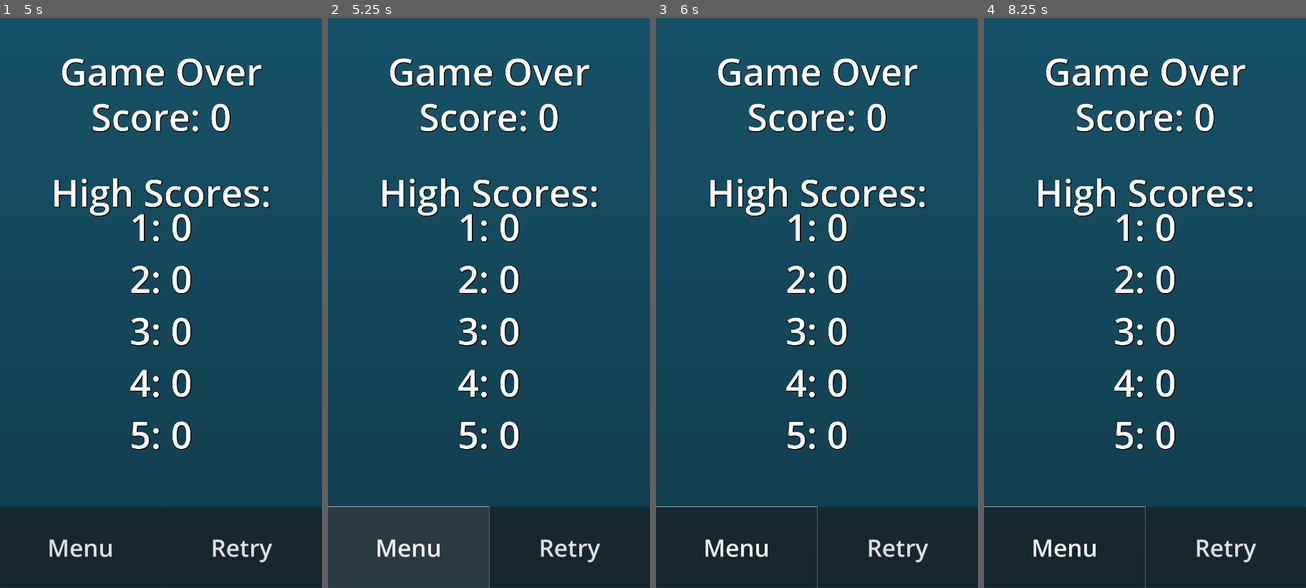
Above: before the commit, frames 1-4 (left to right).
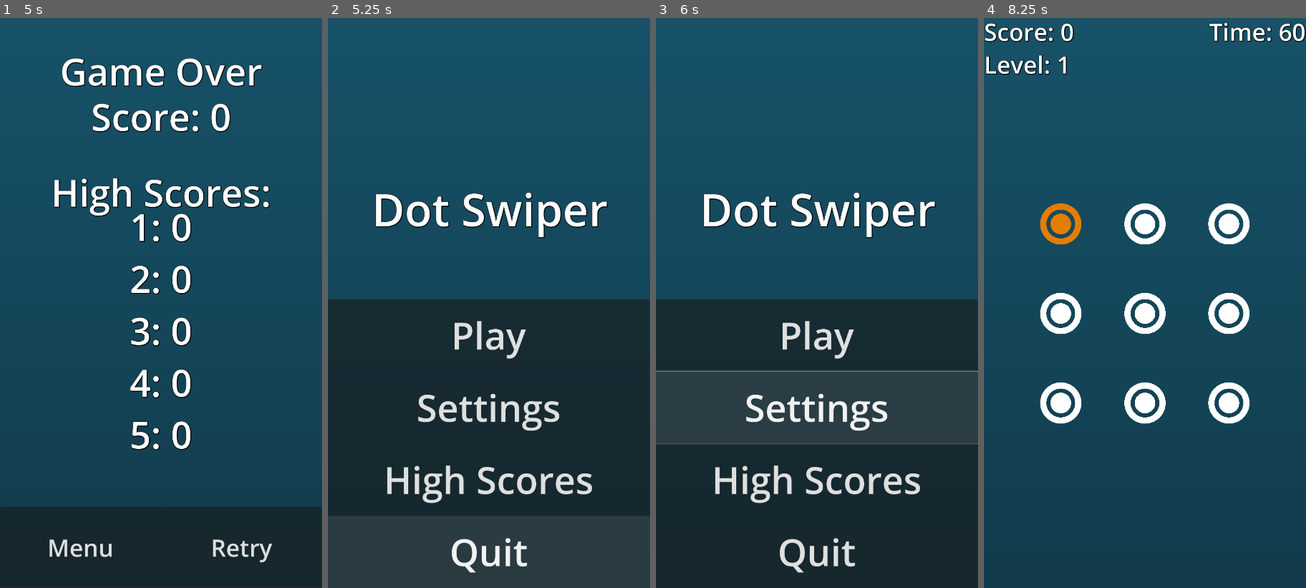
Above: after the commit, the same moments.

Repository: tJamesD/dot-line-matcher
Game: Godot game, scene res://Scenes/main.tscn
Two runs of this game, one before a commit and one after it. Both use one fixed random seed, a clock stepped at 60 frames per second and the inputs below.
Inputs (mouse positions are in pixels of both pictures, inside the frame that each line leads up to):
- Up to frame 1 (5 s): tap Enter at 0.5, 2.75, 4.25 s; move the mouse to (77, 223) at 0.52 s; tap Space at 1.25, 3.5 s; move the mouse to (161, 223) at 1.27 s; move the mouse to (244, 223) at 2.02 s; move the mouse to (77, 314) at 2.77 s; move the mouse to (161, 314) at 3.52 s; move the mouse to (244, 314) at 4.27 s
- Up to frame 2 (5.25 s): click "Menu" at 5 s
- Up to frame 3 (6 s): click (817, 405) at 5.75 s, where only the run after the commit has a clickable "Settings"
- Up to frame 4 (8.25 s): click (1145, 479) at 6.5 s, where only the run after the commit has a clickable "High Scores"; click "Menu" at 7.25 s; click (1145, 337) at 8 s, where only the run after the commit has a clickable "Play"

Frame 1 is identical in both runs. In frame 2, 43% of the frame differs, in the area x 0-100%, y 7-100%; in frame 3, 32%; in frame 4, 26%.

Commit message:
added menu and highscore screen

Diff:
--- a/Scenes/game_over.tscn
+++ b/Scenes/game_over.tscn
@@ -1,12 +1,12 @@
 [gd_scene load_steps=8 format=3 uid="uid://c7whuc1ktrb00"]
 
-[ext_resource type="Script" uid="uid://cwe6oqmevvt5c" path="res://Scenes/game_over.gd" id="1_ojehl"]
+[ext_resource type="Script" uid="uid://cwe6oqmevvt5c" path="res://Scripts/game_over.gd" id="1_ojehl"]
 
-[sub_resource type="Gradient" id="Gradient_7u77a"]
+[sub_resource type="Gradient" id="Gradient_ojehl"]
 colors = PackedColorArray(0.0915493, 0.324222, 0.413157, 1, 0.0486, 0.14277, 0.18, 1)
 
 [sub_resource type="GradientTexture2D" id="GradientTexture2D_i2yjh"]
-gradient = SubResource("Gradient_7u77a")
+gradient = SubResource("Gradient_ojehl")
 width = 1080
 height = 1920
 fill_to = Vector2(0, 2)
@@ -54,6 +54,7 @@
 texture = SubResource("GradientTexture2D_i2yjh")
 expand_mode = 4
 stretch_mode = 6
+metadata/_edit_use_anchors_ = true
 
 [node name="GameOver" type="Label" parent="CanvasLayer"]
 anchors_preset = 5
@@ -69,6 +70,7 @@
 label_settings = SubResource("LabelSettings_ojehl")
 horizontal_alignment = 1
 vertical_alignment = 1
+metadata/_edit_use_anchors_ = true
 
 [node name="Score" type="Label" parent="CanvasLayer"]
 anchors_preset = 8
@@ -86,6 +88,7 @@
 label_settings = SubResource("LabelSettings_i2yjh")
 horizontal_alignment = 1
 vertical_alignment = 1
+metadata/_edit_use_anchors_ = true
 
 [node name="HighScores" type="Label" parent="CanvasLayer"]
 anchors_preset = 8
@@ -103,6 +106,7 @@
 label_settings = SubResource("LabelSettings_8fo1c")
 horizontal_alignment = 1
 vertical_alignment = 1
+metadata/_edit_use_anchors_ = true
 
 [node name="Data" type="Label" parent="CanvasLayer"]
 anchors_preset = 8
@@ -124,6 +128,7 @@
 label_settings = SubResource("LabelSettings_ek8ke")
 horizontal_alignment = 1
 vertical_alignment = 1
+metadata/_edit_use_anchors_ = true
 
 [node name="Menu" type="Button" parent="CanvasLayer"]
 anchors_preset = 2
@@ -134,6 +139,7 @@
 grow_vertical = 0
 theme_override_font_sizes/font_size = 80
 text = "Menu"
+metadata/_edit_use_anchors_ = true
 
 [node name="Retry" type="Button" parent="CanvasLayer"]
 anchors_preset = 2
@@ -145,5 +151,7 @@
 grow_vertical = 0
 theme_override_font_sizes/font_size = 80
 text = "Retry"
+metadata/_edit_use_anchors_ = true
 
+[connection signal="pressed" from="CanvasLayer/Menu" to="." method="_on_menu_pressed"]
 [connection signal="pressed" from="CanvasLayer/Retry" to="." method="_on_retry_pressed"]
--- /dev/null
+++ b/Scenes/high_scores.tscn
@@ -0,0 +1,101 @@
+[gd_scene load_steps=6 format=3 uid="uid://cxta80quqcr56"]
+
+[ext_resource type="Script" uid="uid://dkmuwjix1o41d" path="res://Scripts/high_scores.gd" id="1_3bph7"]
+
+[sub_resource type="Gradient" id="Gradient_7u77a"]
+colors = PackedColorArray(0.0915493, 0.324222, 0.413157, 1, 0.0486, 0.14277, 0.18, 1)
+
+[sub_resource type="GradientTexture2D" id="GradientTexture2D_jyo8s"]
+gradient = SubResource("Gradient_7u77a")
+width = 1080
+height = 1920
+fill_to = Vector2(0, 2)
+
+[sub_resource type="LabelSettings" id="LabelSettings_3bph7"]
+font_size = 125
+shadow_size = 8
+shadow_color = Color(0, 0, 0, 1)
+
+[sub_resource type="LabelSettings" id="LabelSettings_2s6yp"]
+font_size = 125
+shadow_size = 8
+shadow_color = Color(0, 0, 0, 1)
+
+[node name="HighScores" type="Control"]
+layout_mode = 3
+anchors_preset = 15
+anchor_right = 1.0
+anchor_bottom = 1.0
+grow_horizontal = 2
+grow_vertical = 2
+script = ExtResource("1_3bph7")
+
+[node name="CanvasLayer" type="CanvasLayer" parent="."]
+
+[node name="BackgroundGradient" type="TextureRect" parent="CanvasLayer"]
+anchors_preset = 15
+anchor_right = 1.0
+anchor_bottom = 1.0
+offset_right = 1.0
+offset_bottom = -2.0
+grow_horizontal = 2
+grow_vertical = 2
+mouse_filter = 2
+texture = SubResource("GradientTexture2D_jyo8s")
+expand_mode = 4
+stretch_mode = 6
+metadata/_edit_use_anchors_ = true
+
+[node name="HighScores" type="Label" parent="CanvasLayer"]
+anchors_preset = 8
+anchor_left = 0.5
+anchor_top = 0.5
+anchor_right = 0.5
+anchor_bottom = 0.5
+offset_left = -369.0
+offset_top = -452.0
+offset_right = 370.0
+offset_bottom = -281.0
+grow_horizontal = 2
+grow_vertical = 2
+text = "High Scores:"
+label_settings = SubResource("LabelSettings_3bph7")
+horizontal_alignment = 1
+vertical_alignment = 1
+metadata/_edit_use_anchors_ = true
+
+[node name="Data" type="Label" parent="CanvasLayer"]
+anchors_preset = 8
+anchor_left = 0.5
+anchor_top = 0.5
+anchor_right = 0.5
+anchor_bottom = 0.5
+offset_left = -105.0
+offset_top = -250.0
+offset_right = 105.0
+offset_bottom = 617.0
+grow_horizontal = 2
+grow_vertical = 2
+text = "1: 0
+2: 0
+3: 0
+4: 0
+5: 0"
+label_settings = SubResource("LabelSettings_2s6yp")
+horizontal_alignment = 1
+vertical_alignment = 1
+metadata/_edit_use_anchors_ = true
+
+[node name="Menu" type="Button" parent="CanvasLayer"]
+anchors_preset = -1
+anchor_top = 1.0
+anchor_right = 0.497222
+anchor_bottom = 1.0
+offset_top = -272.0
+offset_right = 543.0
+grow_vertical = 0
+theme_override_font_sizes/font_size = 80
+text = "Menu"
+metadata/_edit_use_anchors_ = true
+
+[connection signal="pressed" from="CanvasLayer/Menu" to="." method="_on_menu_pressed"]
--- /dev/null
+++ b/Scenes/menu.tscn
@@ -0,0 +1,122 @@
+[gd_scene load_steps=5 format=3 uid="uid://duw2nc0y1k4mg"]
+
+[ext_resource type="Script" uid="uid://djcvuq7g1n820" path="res://Scripts/menu.gd" id="1_1rerr"]
+
+[sub_resource type="Gradient" id="Gradient_jjvhh"]
+colors = PackedColorArray(0.0915493, 0.324222, 0.413157, 1, 0.0486, 0.14277, 0.18, 1)
+
+[sub_resource type="GradientTexture2D" id="GradientTexture2D_u4yt8"]
+gradient = SubResource("Gradient_jjvhh")
+width = 1080
+height = 1920
+fill_to = Vector2(0, 2)
+
+[sub_resource type="LabelSettings" id="LabelSettings_xhh6f"]
+font_size = 150
+shadow_size = 8
+shadow_color = Color(0, 0, 0, 1)
+
+[node name="MenuUnit" type="Control"]
+layout_mode = 3
+anchors_preset = 15
+anchor_right = 1.0
+anchor_bottom = 1.0
+grow_horizontal = 2
+grow_vertical = 2
+script = ExtResource("1_1rerr")
+
+[node name="BackgroundGradient" type="TextureRect" parent="."]
+layout_mode = 1
+anchors_preset = 15
+anchor_right = 1.0
+anchor_bottom = 1.0
+grow_horizontal = 2
+grow_vertical = 2
+mouse_filter = 2
+texture = SubResource("GradientTexture2D_u4yt8")
+expand_mode = 4
+
+[node name="Play" type="Button" parent="."]
+layout_mode = 1
+anchors_preset = 8
+anchor_left = 0.5
+anchor_top = 0.5
+anchor_right = 0.5
+anchor_bottom = 0.5
+offset_left = -542.0
+offset_top = -8.0
+offset_right = 540.0
+offset_bottom = 234.0
+grow_horizontal = 2
+grow_vertical = 2
+theme_override_font_sizes/font_size = 125
+text = "Play"
+
+[node name="Settings" type="Button" parent="."]
+layout_mode = 1
+anchors_preset = 8
+anchor_left = 0.5
+anchor_top = 0.5
+anchor_right = 0.5
+anchor_bottom = 0.5
+offset_left = -542.0
+offset_top = 234.0
+offset_right = 540.0
+offset_bottom = 476.0
+grow_horizontal = 2
+grow_vertical = 2
+theme_override_font_sizes/font_size = 125
+text = "Settings"
+
+[node name="High Scores" type="Button" parent="."]
+layout_mode = 1
+anchors_preset = 8
+anchor_left = 0.5
+anchor_top = 0.5
+anchor_right = 0.5
+anchor_bottom = 0.5
+offset_left = -542.0
+offset_top = 476.0
+offset_right = 540.0
+offset_bottom = 718.0
+grow_horizontal = 2
+grow_vertical = 2
+theme_override_font_sizes/font_size = 125
+text = "High Scores"
+
+[node name="Quit" type="Button" parent="."]
+layout_mode = 1
+anchors_preset = 8
+anchor_left = 0.5
+anchor_top = 0.5
+anchor_right = 0.5
+anchor_bottom = 0.5
+offset_left = -542.0
+offset_top = 718.0
+offset_right = 540.0
+offset_bottom = 960.0
+grow_horizontal = 2
+grow_vertical = 2
+theme_override_font_sizes/font_size = 125
+text = "Quit
+"
+
+[node name="Label" type="Label" parent="."]
+layout_mode = 1
+anchors_preset = 5
+anchor_left = 0.5
+anchor_right = 0.5
+offset_left = -393.0
+offset_top = 547.0
+offset_right = 398.0
+offset_bottom = 752.0
+grow_horizontal = 2
+text = "Dot Swiper"
+label_settings = SubResource("LabelSettings_xhh6f")
+horizontal_alignment = 1
+vertical_alignment = 1
+
+[connection signal="pressed" from="Play" to="." method="_on_play_pressed"]
+[connection signal="pressed" from="Settings" to="." method="_on_settings_pressed"]
+[connection signal="pressed" from="High Scores" to="." method="_on_high_scores_pressed"]
+[connection signal="pressed" from="Quit" to="." method="_on_quit_pressed"]
--- a/Scenes/game_over.gd
+++ b/Scripts/game_over.gd
@@ -2,8 +2,10 @@
 
 @onready var current_run_score_label = $CanvasLayer/Score
 @onready var data_label = $CanvasLayer/Data
+@onready var game_over_label = $CanvasLayer/GameOver
 
 func _ready():
+
 	current_run_score_label.text = "Score: " + str(SaveGames.last_score)
 	SaveGames._load_scores()
 	var scores = SaveGames.get_keys()
@@ -13,21 +15,6 @@
 	while scores_index < 5:
 		scores.append(0)
 		scores_index+=1
-
-
-	#if scores[0] == null:
-		#scores[0] = 0
-	#if scores[1] == null:
-		#scores[1] = 0
-	#if scores[2] == null:
-		#scores[2] = 0
-	#if scores[3] == null:
-		#scores[3] = 0
-	#if scores[4] == null:
-		#scores[5] = 0
-
-
-
 
 	data_label.text = "1: " + str(int(scores[0])) + "\n" + \
 					  "2: " + str(int(scores[1])) + "\n" + \
@@ -39,3 +26,7 @@
 
 func _on_retry_pressed() -> void:
 	get_tree().change_scene_to_file("res://Scenes/main.tscn")
+
+
+func _on_menu_pressed() -> void:
+	get_tree().change_scene_to_file("res://Scenes/menu.tscn")
--- /dev/null
+++ b/Scripts/high_scores.gd
@@ -0,0 +1,23 @@
+extends Control
+
+@onready var data_label = $CanvasLayer/Data
+
+func _ready():
+
+	SaveGames._load_scores()
+	var scores = SaveGames.get_keys()
+
+	var scores_index = scores.size()
+
+	while scores_index < 5:
+		scores.append(0)
+		scores_index+=1
+
+	data_label.text = "1: " + str(int(scores[0])) + "\n" + \
+					  "2: " + str(int(scores[1])) + "\n" + \
+					  "3: " + str(int(scores[2])) + "\n" + \
+					  "4: " + str(int(scores[3])) + "\n" + \
+					  "5: " + str(int(scores[4])) + "\n"
+
+func _on_menu_pressed() -> void:
+	get_tree().change_scene_to_file("res://Scenes/menu.tscn")
--- /dev/null
+++ b/Scripts/menu.gd
@@ -0,0 +1,16 @@
+extends Control
+
+func _on_play_pressed() -> void:
+	get_tree().change_scene_to_file("res://Scenes/main.tscn")
+
+
+func _on_settings_pressed() -> void:
+	pass # Replace with function body.
+
+
+func _on_high_scores_pressed() -> void:
+	get_tree().change_scene_to_file("res://Scenes/high_scores.tscn")
+
+
+func _on_quit_pressed() -> void:
+	get_tree().quit()
--- a/project.godot
+++ b/project.godot
@@ -18,6 +18,7 @@
 [autoload]
 
 SaveGames="*res://Scripts/SaveGames.gd"
+Menu="*res://Scripts/menu.gd"
 
 [display]
 
Not shown: 1 places in Scenes/main.tscn that only renumber resources
Renamed: Scenes/game_over.gd.uid -> Scripts/game_over.gd.uid
Not shown, added: Scripts/high_scores.gd.uid
Not shown, added: Scripts/menu.gd.uid
